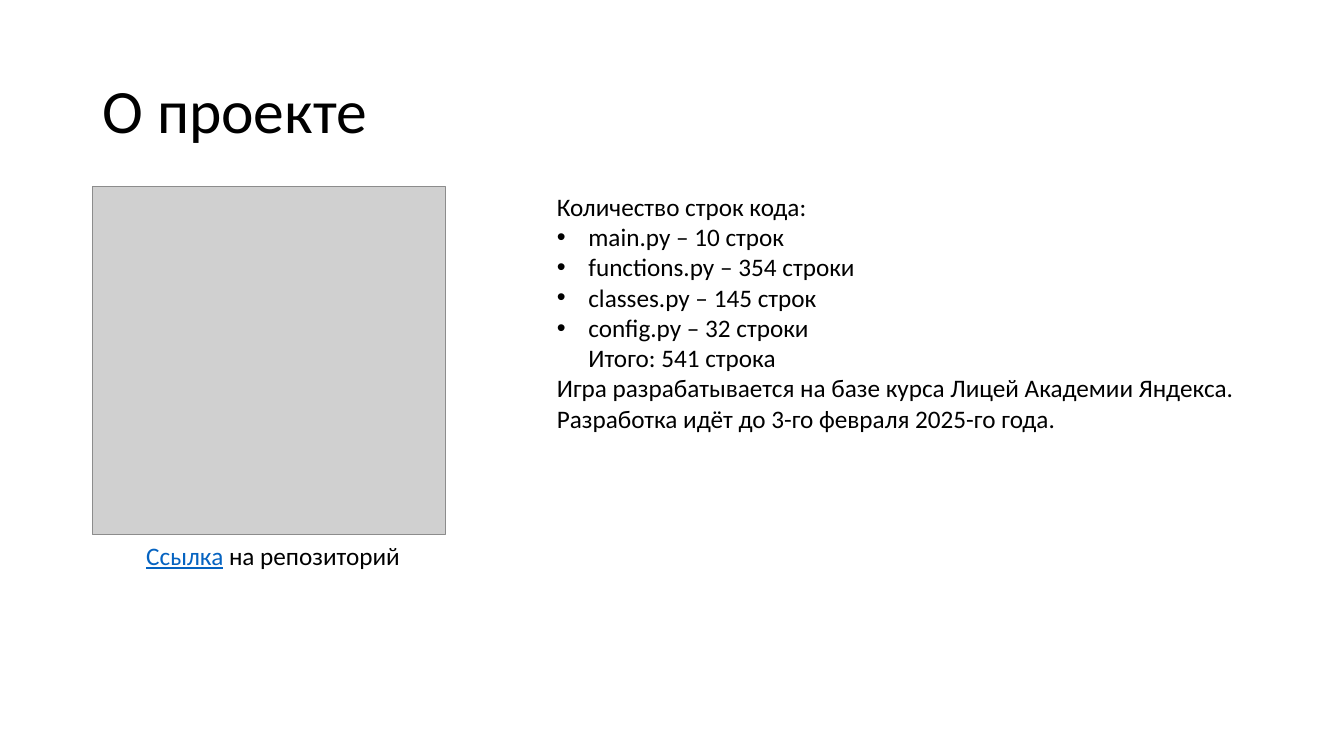
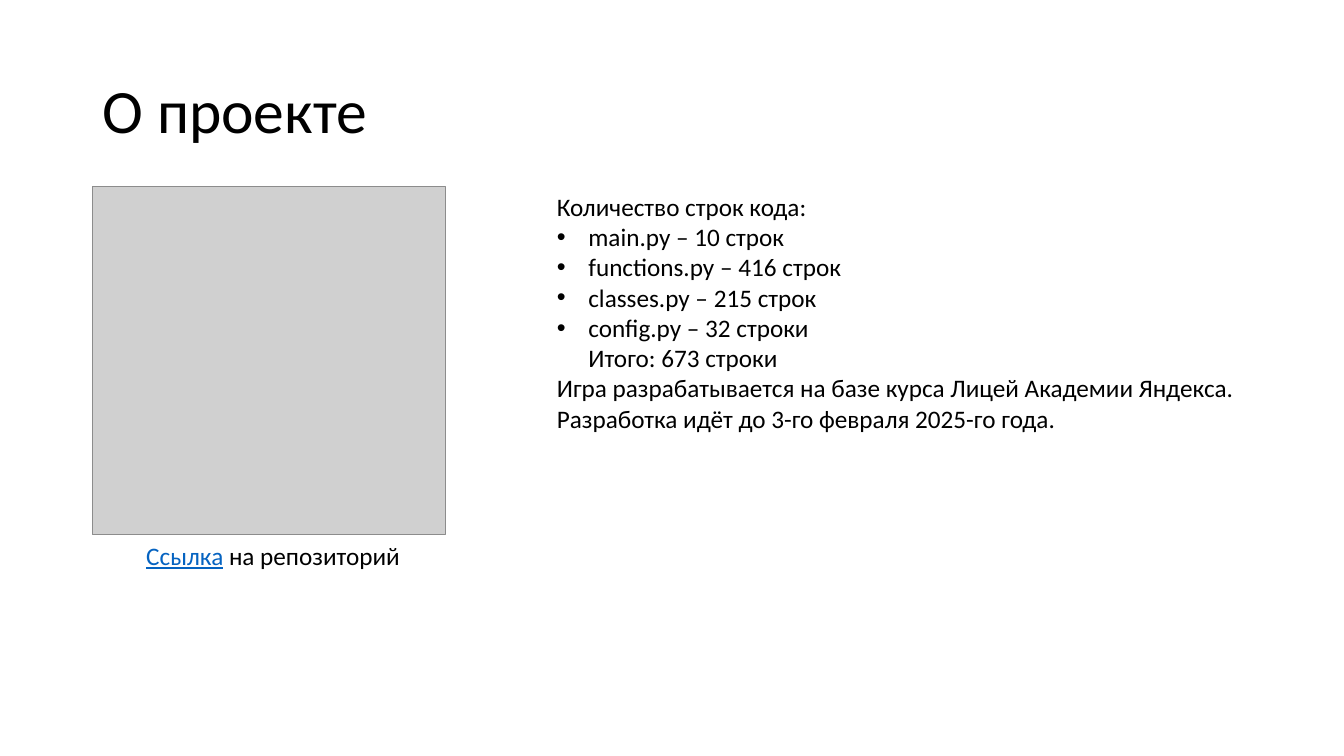
Before and after one commit to SMS-message/PG, a slide deck: slide 16 of materials/presentation.pptx. Drawn at 1344x756 pixels with LibreOffice and Linux fonts; fonts in the diff are those of the drawing; grey boxes stand for pictures. Boxes give left, top, right and bottom in pixels: in the first picture for what was removed or moved away, otherwise in the second. Text is boxed around its words. In the diff, an @@ line names an element or a change of style, - is before the commit and + after.

```diff
--- a/materials/presentation.pptx
+++ b/materials/presentation.pptx
@@ text at (x1=588, y1=258, x2=841, y2=371): text changed @@
-• functions.py – 354 строки
-• classes.py – 145 строк
-• config.py – 32 строки
-  Итого: 541 строка
+• functions.py – 416 строк
+• classes.py – 215 строк
+• config.py – 32 строки
+  Итого: 673 строки
```
Also in this commit, not shown: 1 other file.
